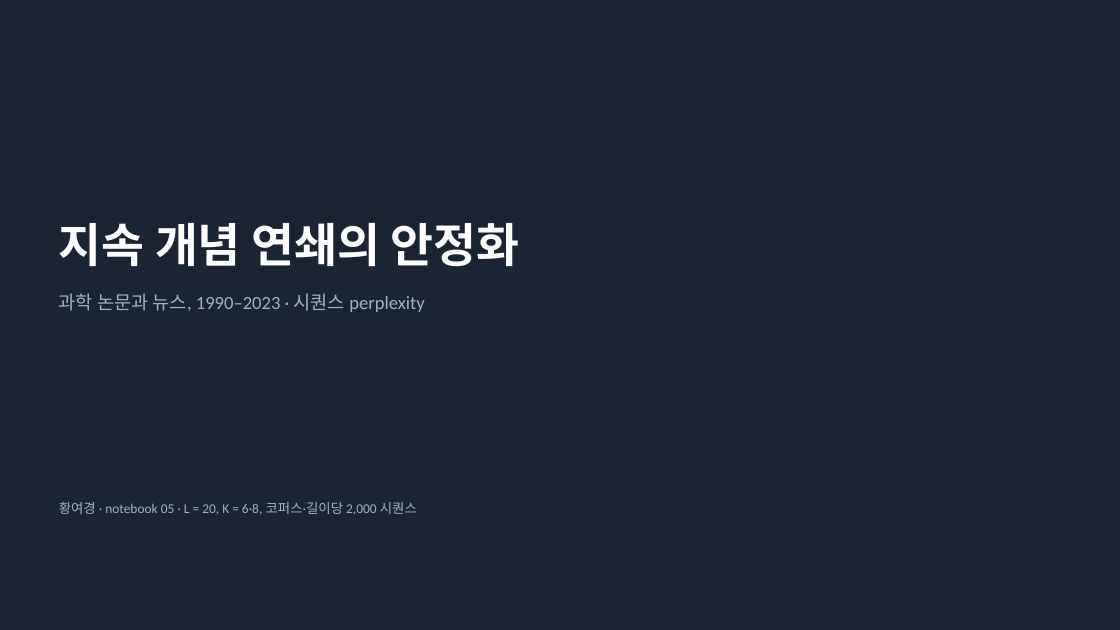
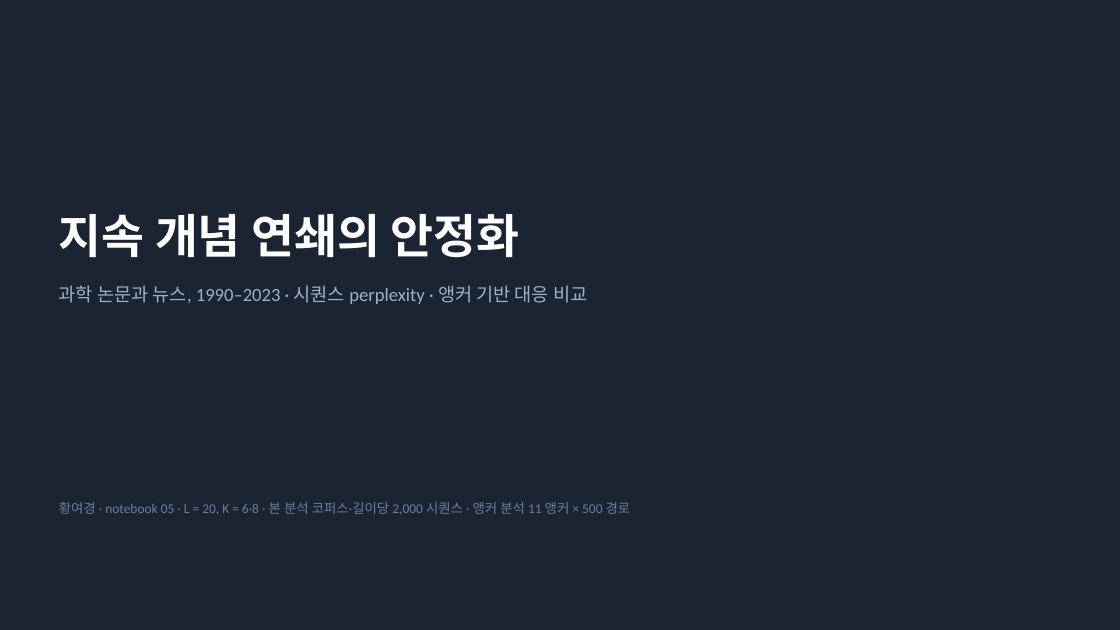
Before and after one commit to yeokyunghwang/science-society, a slide deck: slide 1 of sequence_perplexity.pptx. Drawn at 1120x630 pixels with LibreOffice and Linux fonts; fonts in the diff are those of the drawing. Boxes give left, top, right and bottom in pixels: in the first picture for what was removed or moved away, otherwise in the second. Text is boxed around its words. In the diff, an @@ line names an element or a change of style, - is before the commit and + after.

Commit message:
Add anchor example paths and retire the superseded cross-corpus artefacts
Notebook 05 gains §9.7: for each anchor and corpus, the two paths with the
lowest 2023 normalised rank, written to results/sequences/anchor_examples.csv.
The anchor sits in the middle two positions by construction, so the two
corpora's paths differ only in the four surrounding slots — news fills them
with business and IT discourse, paper with abstract method vocabulary.

Also commits the run outputs (anchor_{per_anchor,summary,slopes}.csv, the
sampled path arrays, fig5_anchor.png, fig6_anchor_panels.png) and drops the
figures and arrays that no code produces any more: fig3_slopes.png was the
deleted §8.3, and fig5_common/fig6_examples/fig7_matched plus the common-pool
and concept-match arrays belonged to the §9/§10 that the anchor design
replaced. They are kept locally under _superseded/.

anchor_all.csv is the 75 MB path-level raw table; §9.2 regenerates it, so it
is ignored rather than tracked.

```diff
--- a/sequence_perplexity.pptx
+++ b/sequence_perplexity.pptx
@@ text "지속 개념 연쇄의 안정화": place and size @@
-text "지속 개념 연쇄의 안정화" at [59, 223, 520, 267]
+text "지속 개념 연쇄의 안정화" at [59, 214, 520, 258]
@@ text at [59, 285, 587, 304]: text changed @@
-과학 논문과 뉴스, 1990–2023 · 시퀀스 perplexity
+과학 논문과 뉴스, 1990–2023 · 시퀀스 perplexity · 앵커 기반 대응 비교
@@ text at [59, 502, 631, 514]: text changed; text colour #9FB0C6 to #6E7F97 @@
-황여경 · notebook 05 · L = 20, K = 6·8, 코퍼스·길이당 2,000 시퀀스
+황여경 · notebook 05 · L = 20, K = 6·8 · 본 분석 코퍼스·길이당 2,000 시퀀스 · 앵커 분석 11 앵커 × 500 경로
```
Also in this commit, not shown: 11 other slides changed, 5 slides added, 5 slides removed, 26 other files.
